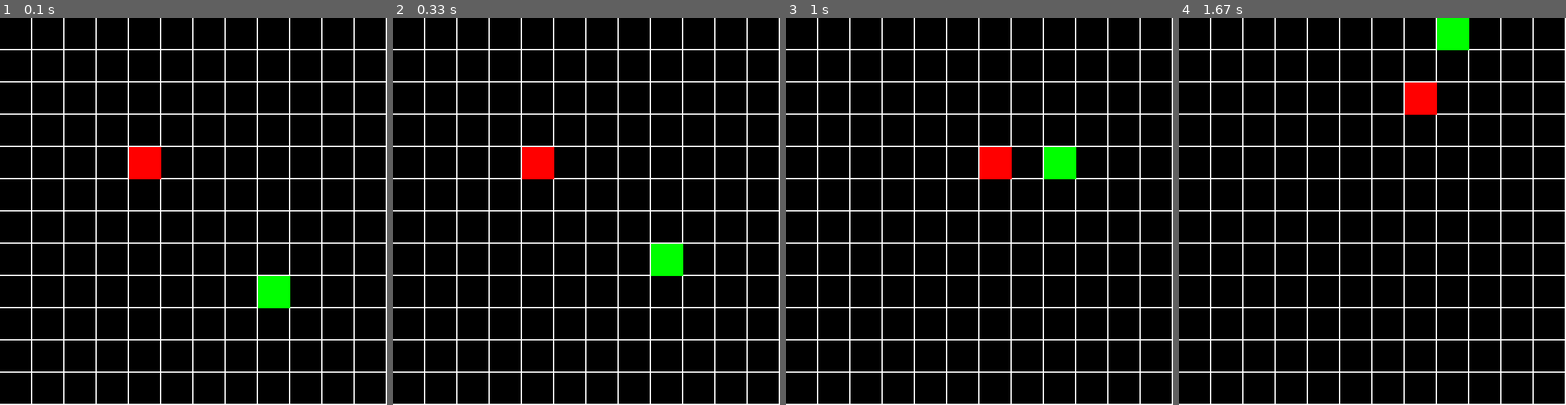
Above: before the commit, frames 1-4 (left to right).
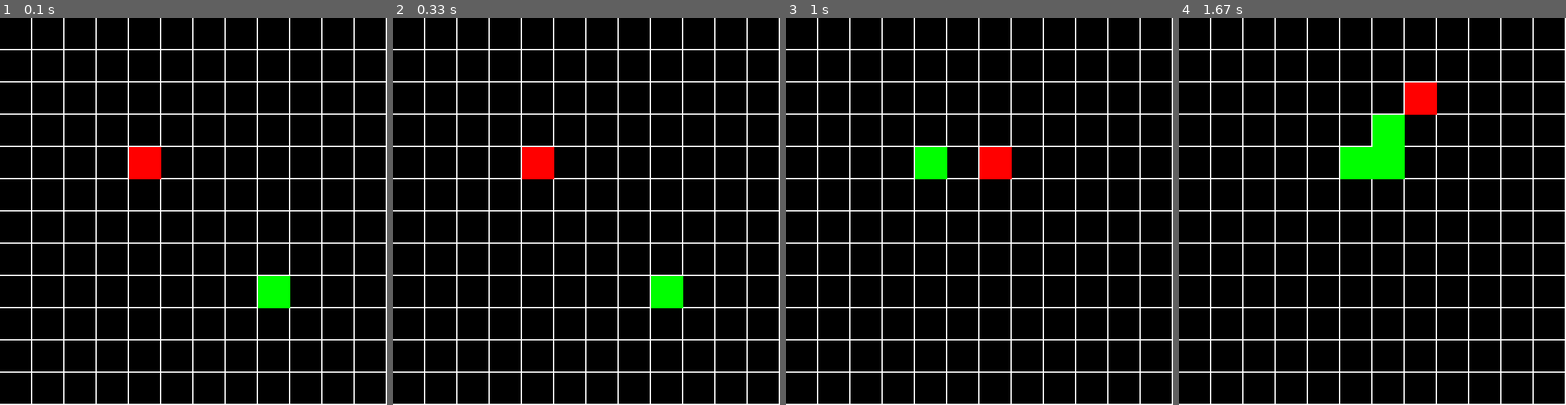
Above: after the commit, the same moments.

Repository: jhernandez0102/snake_game
Game: pygame game, started from snake_game.py
Same seed, same stepped clock (60 frames per second), same inputs: the game is played once before the commit and once after it.
Inputs:
- Up to frame 1 (0.1 s): no input
- Up to frame 2 (0.33 s): no input
- Up to frame 3 (1 s): hold D 0.33-0.8 s; hold W from 0.83 s (still down)
- Up to frame 4 (1.67 s): release W at 1.27 s; hold D from 1.3 s (still down)

Frame 1 is identical in both runs. In frame 2, 1.4% of the frame differs, in the area x 66-75%, y 58-75%; in frame 3, 1.4%; in frame 4, 2.8%, in the area x 41-75%, y 0-42%.

Commit message:
Block father move

Diff:
--- a/snake_game.py
+++ b/snake_game.py
@@ -24,42 +24,48 @@
     size = (50, 50)
     color = (255, 0, 0) #rojo
     position = (200, 200)
+    last_position = position
     screen = pygame.display.get_surface()
+    block_father = None
 
-    def __init__(self, screen, position, color):
+    def __init__(self, screen, position, color, father):
         self.screen = screen
         self.position = position
         self.color = color
+        self.block_father = father
 
     def paint(self):
         pygame.draw.rect(self.screen, self.color, [self.position[0], self.position[1], self.size[0], self.size[1]], 0)
         pygame.display.flip()
 
     def move(self, direction):
-        if direction == "up":
-            if self.position[1] - self.size[1] < 0:
-                self.position = (self.position[0], 0)
-            else:
-                self.position = (self.position[0], self.position[1] - self.size[1])
+        self.last_position = self.position
+        if(self.block_father is None):
+            if direction == "up":
+                if self.position[1] - self.size[1] < 0:
+                    self.position = (self.position[0], 0)
+                else:
+                    self.position = (self.position[0], self.position[1] - self.size[1])
 
-        if direction == "down":
-            if self.position[1] - self.size[1] > 550:
-                self.position = (self.position[0], 550)
-            else:
-                self.position = (self.position[0], self.position[1] + self.size[1])
+            if direction == "down":
+                if self.position[1] - self.size[1] > 550:
+                    self.position = (self.position[0], 550)
+                else:
+                    self.position = (self.position[0], self.position[1] + self.size[1])
 
-        if direction == "left":
-            if self.position[0] - self.size[0] < 0:
-                self.position = (self.position[0], 0)
-            else:
-                self.position = (self.position[0] - self.size[0], self.position[1] )
+            if direction == "left":
+                if self.position[0] - self.size[0] < 0:
+                    self.position = (self.position[0], 0)
+                else:
+                    self.position = (self.position[0] - self.size[0], self.position[1] )
 
-        if direction == "rigth":
-            if self.position[0] - self.size[0] > 550:
-                self.position = (self.position[0], 550)
-            else:
-                self.position = (self.position[0] + self.size[0], self.position[1] )
-
+            if direction == "rigth":
+                if self.position[0] - self.size[0] > 550:
+                    self.position = (self.position[0], 550)
+                else:
+                    self.position = (self.position[0] + self.size[0], self.position[1] )
+        else:
+            self.position = self.block_father.last_position
 
 
 pygame.init()
@@ -70,8 +76,11 @@
 gameOver = False
 
 world_game = World(screen)
-bloque1 = Block(screen, (400, 400), (0, 255, 0))
-bloque2 = Block(screen, (200, 200), (255, 0, 0))
+
+bloque2 = Block(screen, (200, 200), (255, 0, 0), None)
+bloque1 = Block(screen, (400, 400), (0, 255, 0), bloque2)
+bloque3 = Block(screen, (400, 400), (0, 255, 0), bloque1)
+bloque4 = Block(screen, (400, 400), (0, 255, 0), bloque3)
 
 while not gameOver:
     for event in pygame.event.get():
@@ -81,8 +90,11 @@
     world_game.paint()
     bloque1.paint()
     bloque2.paint()
+    bloque3.paint()
+    bloque4.paint()
     bloque1.move("up")
-
+    bloque3.move("up")
+    bloque4.move("up")
 
     keys = pygame.key.get_pressed()
     if keys[pygame.K_w]:
